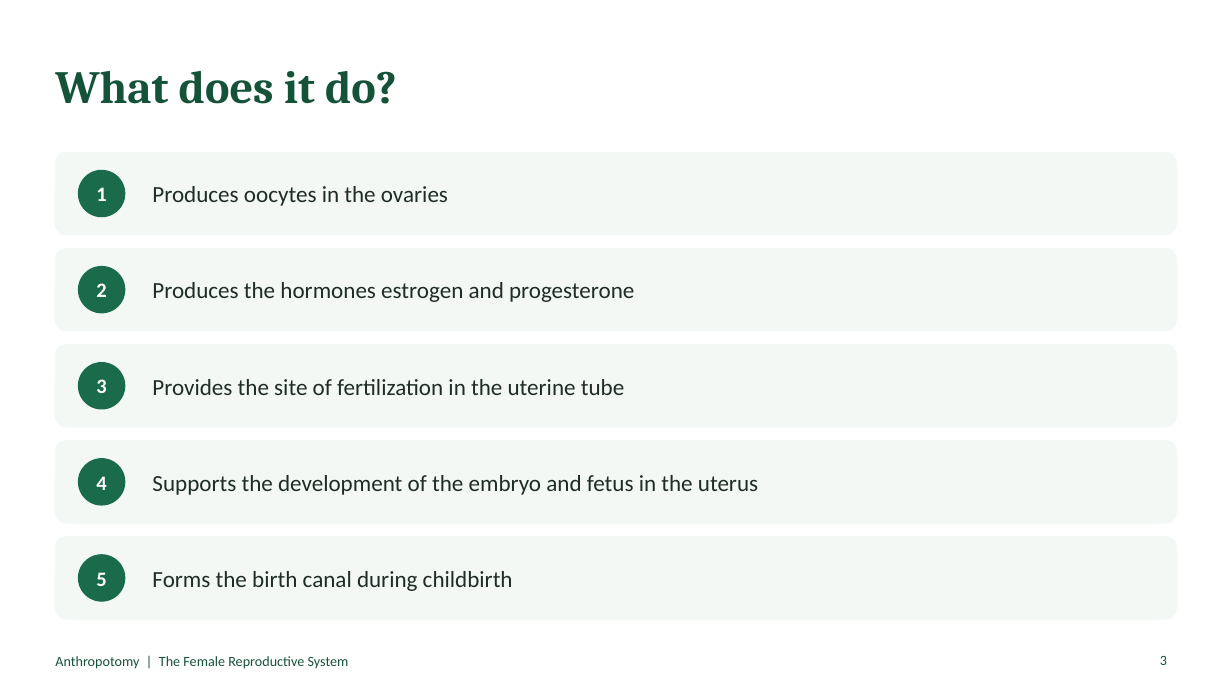
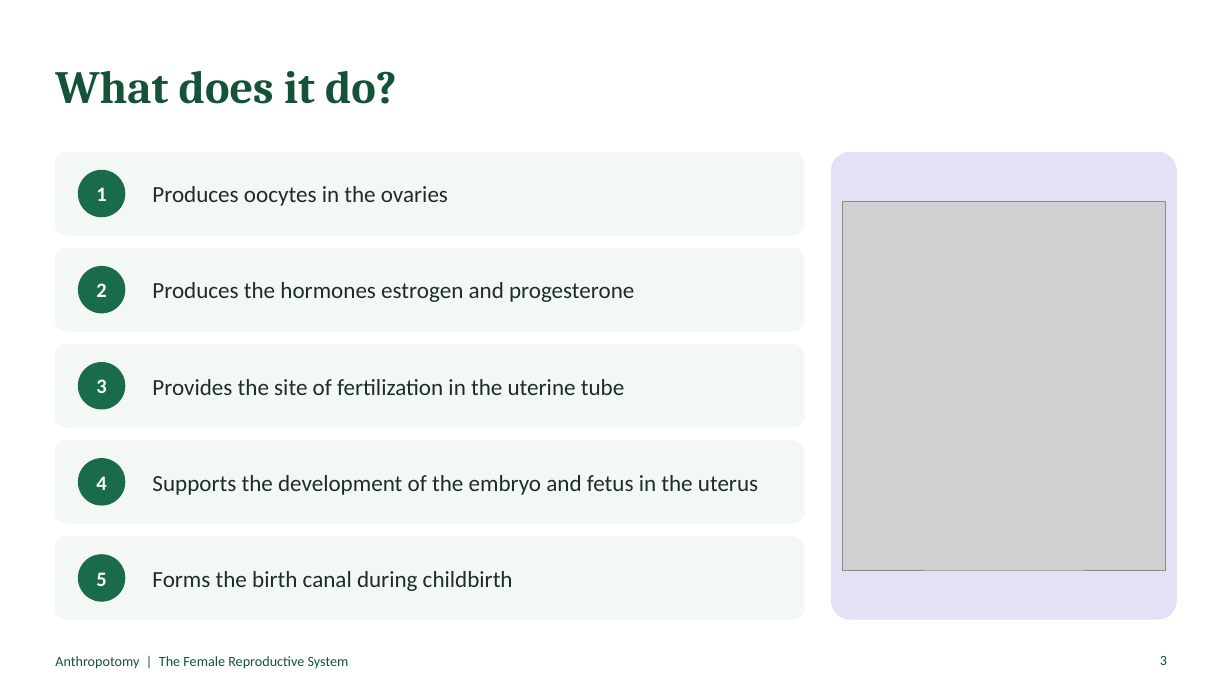
Before and after one commit to Ezkiel2004/Anthropotomy, a slide deck: slide 3 of docs/body-systems/female-reproductive-system.pptx. Drawn at 1232x693 pixels with LibreOffice and Linux fonts; fonts in the diff are those of the drawing; grey boxes stand for pictures. Boxes give left, top, right and bottom in pixels: in the first picture for what was removed or moved away, otherwise in the second. Text is boxed around its words. In the diff, an @@ line names an element or a change of style, - is before the commit and + after.

```diff
--- a/docs/body-systems/female-reproductive-system.pptx
+++ b/docs/body-systems/female-reproductive-system.pptx
@@ rounded rectangle: place and size @@
-rounded rectangle at [55, 152, 1177, 235]
+rounded rectangle at [55, 152, 804, 235]
@@ rounded rectangle added at [832, 152, 1177, 619], fill #E6E0F5, outline #E6E0F5 1 pt @@
@@ picture added at [843, 201, 1165, 570] @@
@@ rounded rectangle: place and size @@
-rounded rectangle at [55, 249, 1177, 331]
+rounded rectangle at [55, 249, 804, 331]
@@ rounded rectangle: place and size @@
-rounded rectangle at [55, 345, 1177, 427]
+rounded rectangle at [55, 345, 804, 427]
@@ rounded rectangle: place and size @@
-rounded rectangle at [55, 441, 1177, 523]
+rounded rectangle at [55, 441, 804, 523]
@@ rounded rectangle: place and size @@
-rounded rectangle at [55, 537, 1177, 619]
+rounded rectangle at [55, 537, 804, 619]
```
Also in this commit, not shown: 4 other slides changed, 1 other file.
